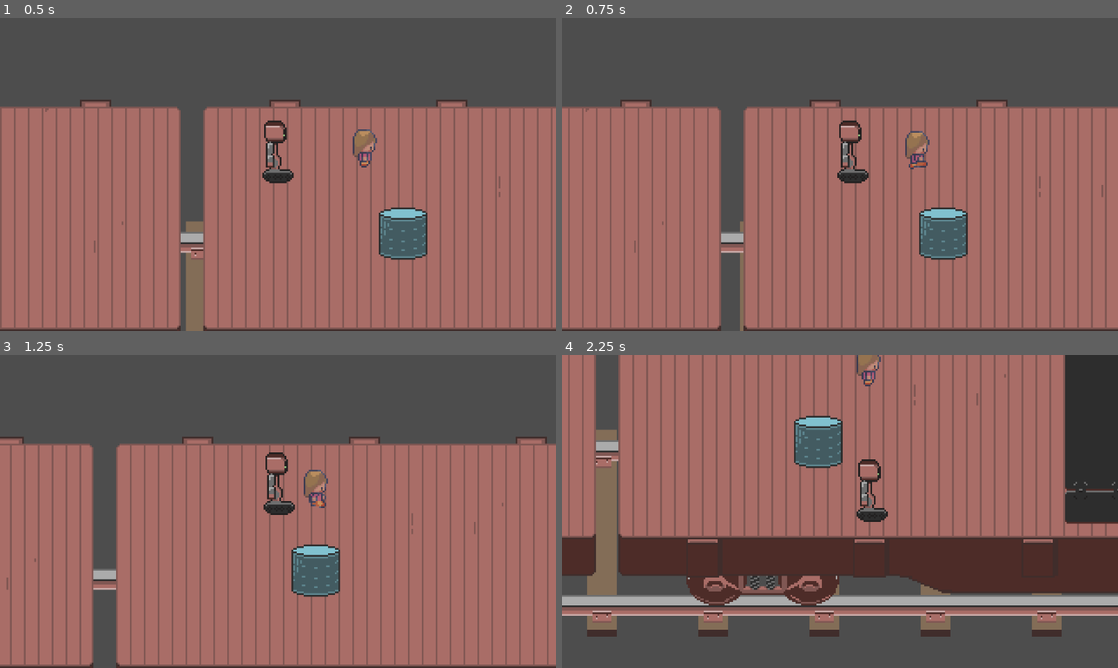
Above: before the commit, frames 1-4 (two rows, left to right).
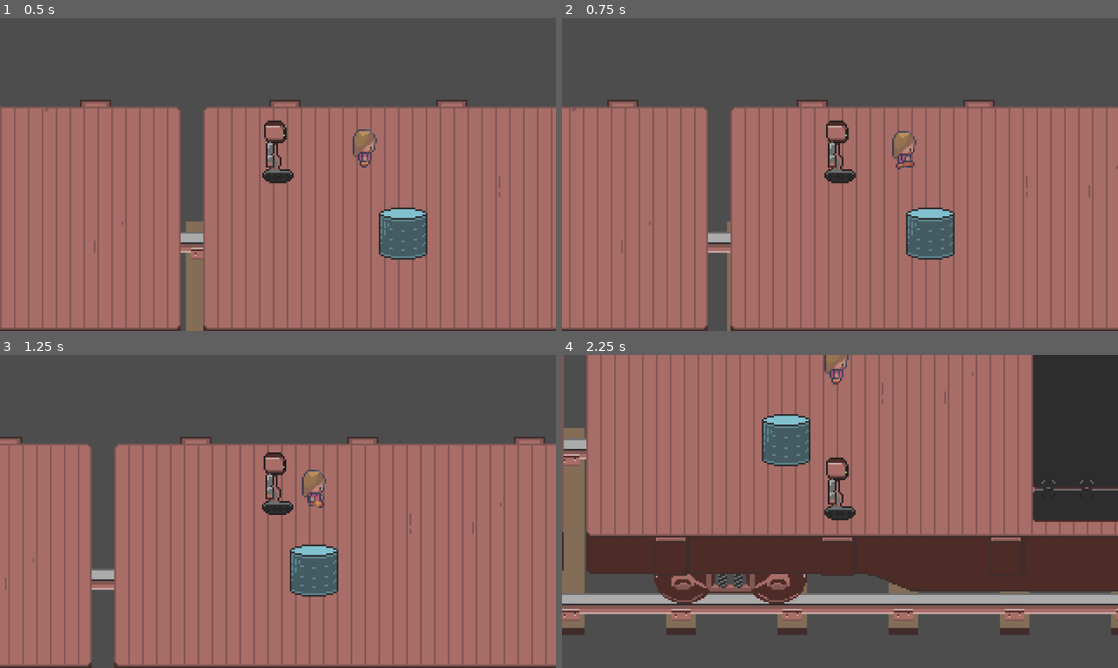
Above: after the commit, the same moments.

Repository: superlou/train-game-3
Game: Godot game, scene res://main.tscn
The game is run twice, just before and just after one commit, with the same random seed, the same clock (stepped at 60 frames per second) and the same inputs. The engine's default icon, where the game draws it, is replaced by a stand-in: a white triangle on a blue panel in a dark square.
Inputs:
- Up to frame 1 (0.5 s): no input
- Up to frame 2 (0.75 s): hold D (move_right) from 0.53 s (still down); tap E (interact) at 0.6 s
- Up to frame 3 (1.25 s): keep holding D (move_right); tap Space (jump) at 0.77 s
- Up to frame 4 (2.25 s): release D (move_right) at 1.28 s; hold S (move_down) 1.28-2.03 s; tap T (spawn_station) at 1.35 s; tap Space (jump) at 1.52 s; hold D (move_right) from 2.03 s (still down); hold Shift (sprint) from 2.03 s (still down)

Frame 1 is identical in both runs. In frame 2, 13% of the frame differs, in the area x 1-100%, y 26-100%; in frame 3, 17%; in frame 4, 34%, in the area x 0-100%, y 0-90%.

Commit message:
Broken WIP

Diff:
--- a/drum.tscn
+++ b/drum.tscn
@@ -13,7 +13,7 @@
 [node name="Drum" type="RigidBody2D" groups=["grabbable"]]
 y_sort_enabled = true
 position = Vector2(0, -9)
-collision_layer = 16
+collision_layer = 48
 collision_mask = 5
 
 [node name="Sprite" type="Sprite2D" parent="."]
--- a/flatbed.gd
+++ b/flatbed.gd
@@ -20,3 +20,7 @@
 
 func _on_bed_area_body_exited(body:Node2D):
 	body_exited.emit(body)
+
+
+func contains(body:Node2D):
+	return $BedArea.overlaps_body(body)
--- a/flatbed.tscn
+++ b/flatbed.tscn
@@ -130,7 +130,7 @@
 
 [node name="BedArea" type="Area2D" parent="."]
 collision_layer = 0
-collision_mask = 24
+collision_mask = 32
 
 [node name="CollisionShape2D" type="CollisionShape2D" parent="BedArea"]
 position = Vector2(336.5, 66.5)
--- a/main.gd
+++ b/main.gd
@@ -32,7 +32,7 @@
 		if %Train.velocity < 1:
 			travel_state = TravelType.AT_STATION
 			%Train.velocity = 0
-			$Train/Flatbed/Ramp.deploy()
+			%Train/Cars/Flatbed1/Ramp.deploy()
 			station.unfreeze_bodies()
 
 	if station:
--- a/player.gd
+++ b/player.gd
@@ -40,6 +40,7 @@
 		jump_t = 0
 		original_z = $Sprite.position.y
 		disable_low_collisions()
+#		set_collision_layer_value(6, false)
 		velocity = v * speed
 
 	if is_jumping:
@@ -50,6 +51,7 @@
 			$Sprite.position.y = original_z
 			is_jumping = false
 			enable_low_collisions()
+#			set_collision_layer_value(6, false)
 	else:
 		if v.x > 0:
 			facing = Facing.RIGHT
@@ -101,15 +103,19 @@
 
 func pick_up(item):
 	held_item = item
+	item.set_collision_layer_value(6, false)
 	item.get_parent().remove_child(item)
 	item.position = Vector2.ZERO
 	add_child(item)
 
 
 func drop_held_item():
+#	held_item.global_position = current_hold_marker().global_position
+	var pos = held_item.global_position
 	remove_child(held_item)
-	held_item.global_position = current_hold_marker().global_position
 	get_parent().add_child(held_item)
+	held_item.global_position = pos
+	held_item.set_collision_layer_value(6, true)
 	held_item.rotation = 0
 	held_item = null
 
--- a/player.tscn
+++ b/player.tscn
@@ -57,7 +57,7 @@
 [node name="Player" type="CharacterBody2D"]
 y_sort_enabled = true
 position = Vector2(0, -6)
-collision_layer = 8
+collision_layer = 40
 collision_mask = 7
 script = ExtResource("2_lvuiu")
 
@@ -70,7 +70,6 @@
 [node name="Camera2D" type="Camera2D" parent="."]
 position = Vector2(0, 5)
 zoom = Vector2(4, 4)
-position_smoothing_enabled = true
 position_smoothing_speed = 10.0
 
 [node name="CollisionShape2D" type="CollisionShape2D" parent="."]
--- a/train.gd
+++ b/train.gd
@@ -2,6 +2,8 @@
 
 
 @export var velocity = 500
+var reparenting_watches = []
+var leaving_train_watches = []
 
 
 # Called when the node enters the scene tree for the first time.
@@ -11,22 +13,65 @@
 		car.connect("body_exited", func(b): _on_body_exited(b, car))
 
 
-# Called every frame. 'delta' is the elapsed time since the previous frame.
-func _process(delta):
+func _physics_process(delta):
 	$Track.position.x -= velocity * delta
 
 	if $Track.position.x < -32*2:
 		$Track.position.x = 0
 
+	_handle_reparenting()
+	_handle_leaving_train()
+
+	for child in %Ground.get_children():
+		child.position.x -= velocity * delta
+
+
+func _handle_reparenting():
+#	if len(reparenting_watches) > 0:
+#		print("Reparenting watches: ", reparenting_watches)
+
+	var remaining_watches = []
+
+	for body in reparenting_watches:
+		var containing_cars = %Cars.get_children().filter(func(car): return car.contains(body))
+
+		if len(containing_cars) == 1:
+			var new_parent = containing_cars[0]
+			if body.get_parent() != new_parent:
+				var prev_pos = body.global_position
+				body.get_parent().remove_child(body)
+				new_parent.add_child(body)
+				body.global_position = prev_pos
+		elif len(containing_cars) == 0:
+			# Leaving the train. Don't track anymore
+			pass
+		else:
+			remaining_watches.append(body)
+
+	reparenting_watches = remaining_watches
+
+
+func _handle_leaving_train():
+	for body in leaving_train_watches:
+		var containing_cars = %Cars.get_children().filter(func(car): return car.contains(body))
+
+		if len(containing_cars) == 0:
+			var prev_pos = body.global_position
+			body.get_parent().remove_child(body)
+			%Ground.add_child(body)
+			body.global_position = prev_pos
+
+	leaving_train_watches = []
+
 
 func _on_body_entered(body, car):
 	print("enter: ", body, car)
 
-	if body.get_parent() != car:
-		body.get_parent().remove_child(body)
-		car.add_child(body)
-
-
+	if body.get_parent() != car and body not in reparenting_watches:
+		reparenting_watches.append(body)
+#		body.get_parent().remove_child(body)
+#		car.add_child(body)
 
 func _on_body_exited(body, car):
-	print("exit:", body, car)
+	print("exit: ", body, car)
+	leaving_train_watches.append(body)
--- a/train.tscn
+++ b/train.tscn
@@ -42,32 +42,35 @@
 unique_name_in_owner = true
 y_sort_enabled = true
 
-[node name="Flatbed" parent="Cars" instance=ExtResource("1_jx6i6")]
+[node name="Flatbed1" parent="Cars" instance=ExtResource("1_jx6i6")]
 y_sort_enabled = true
 position = Vector2(0, 5)
 
-[node name="Ramp" parent="Cars/Flatbed" instance=ExtResource("5_lrgh5")]
+[node name="Ramp" parent="Cars/Flatbed1" instance=ExtResource("5_lrgh5")]
 position = Vector2(256, 0)
 
-[node name="ControlCrate" parent="Cars/Flatbed" instance=ExtResource("2_jdqg1")]
+[node name="ControlCrate" parent="Cars/Flatbed1" instance=ExtResource("2_jdqg1")]
 z_index = 1
 position = Vector2(446, -22)
 
-[node name="Player" parent="Cars/Flatbed" instance=ExtResource("6_egil1")]
+[node name="Player" parent="Cars/Flatbed1" instance=ExtResource("6_egil1")]
 z_index = 1
 position = Vector2(43, 34)
 
-[node name="Passenger" parent="Cars/Flatbed" instance=ExtResource("7_k1d1o")]
+[node name="Passenger" parent="Cars/Flatbed1" instance=ExtResource("7_k1d1o")]
 z_index = 1
 position = Vector2(78, 32)
 
-[node name="Drum" parent="Cars/Flatbed" instance=ExtResource("8_l3x3k")]
+[node name="Drum" parent="Cars/Flatbed1" instance=ExtResource("8_l3x3k")]
 z_index = 1
 position = Vector2(115, 73)
 
 [node name="Flatbed2" parent="Cars" instance=ExtResource("1_jx6i6")]
 position = Vector2(-685, 5)
 
+[node name="Ground" type="Node2D" parent="."]
+unique_name_in_owner = true
+
 [node name="NavigationRegion2D" type="NavigationRegion2D" parent="."]
 visible = false
 navigation_polygon = SubResource("NavigationPolygon_6jem5")
